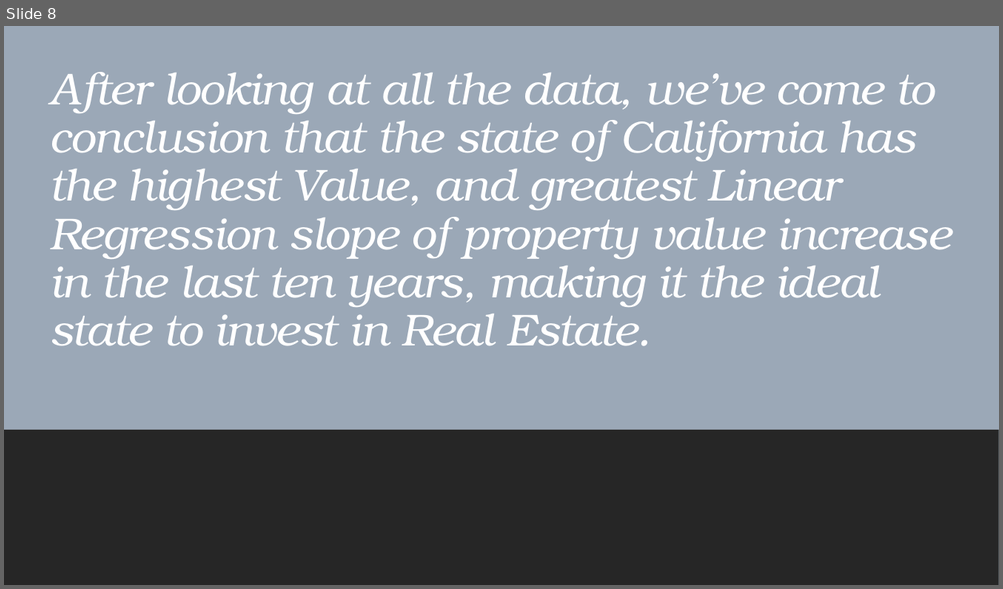
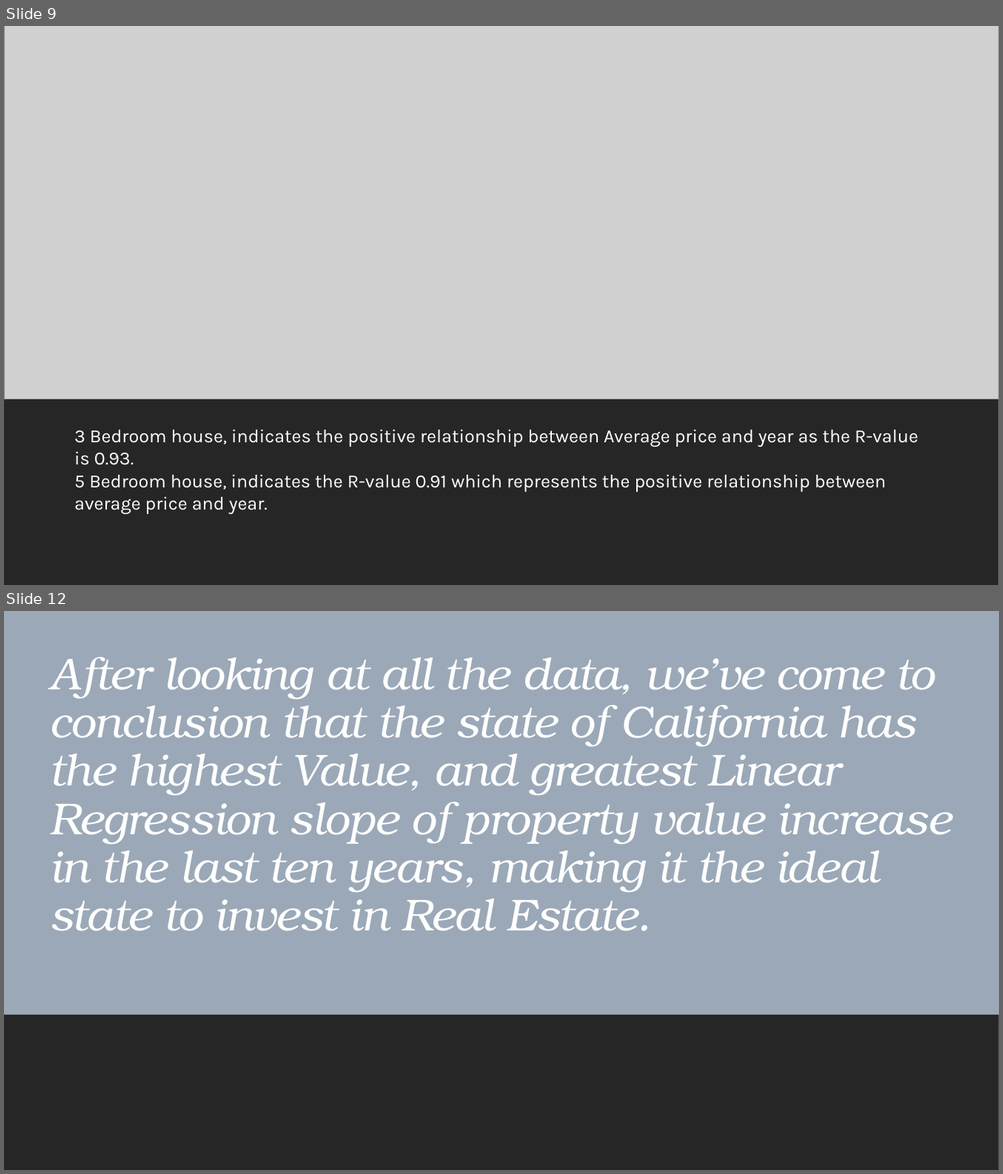
Before and after one commit to Arnawutu/Project1Group10, a slide deck: Main_Data/Nasdaq Real Estate Data Cleaning.pptx. Shown one above the other, each under a label of ours: slide 8 before the commit, slides 9 and 12 after it; the slides between them are not shown. The pictures are 1003x589 and 1003x1174 pixels, drawn with LibreOffice and Linux fonts; fonts in the diff are those of the drawing; grey boxes stand for pictures. Boxes give left, top, right and bottom in pixels: in the first picture for what was removed or moved away, otherwise in the second. Text is boxed around its words. In the diff, an @@ line names an element or a change of style, - is before the commit and + after.

```diff
--- a/Main_Data/Nasdaq Real Estate Data Cleaning.pptx
+++ b/Main_Data/Nasdaq Real Estate Data Cleaning.pptx
@@ slide 9 added at box(4, 26, 999, 585), background #FFFFFF @@
@@ picture added at box(4, 26, 999, 400) @@
@@ rectangle added at box(4, 400, 999, 585), fill #262626 @@
@@ text added at box(74, 429, 918, 514), 18 pt, text #FFFFFF @@
+3 Bedroom house, indicates the positive relationship between Average price and year as the R-value is 0.93.
+5 Bedroom house, indicates the R-value 0.91 which represents the positive relationship between average price and year.
@@ what was slide 8 is now slide 12 @@
```
Also in this commit, not shown: 3 other slides added, 1 other file.
